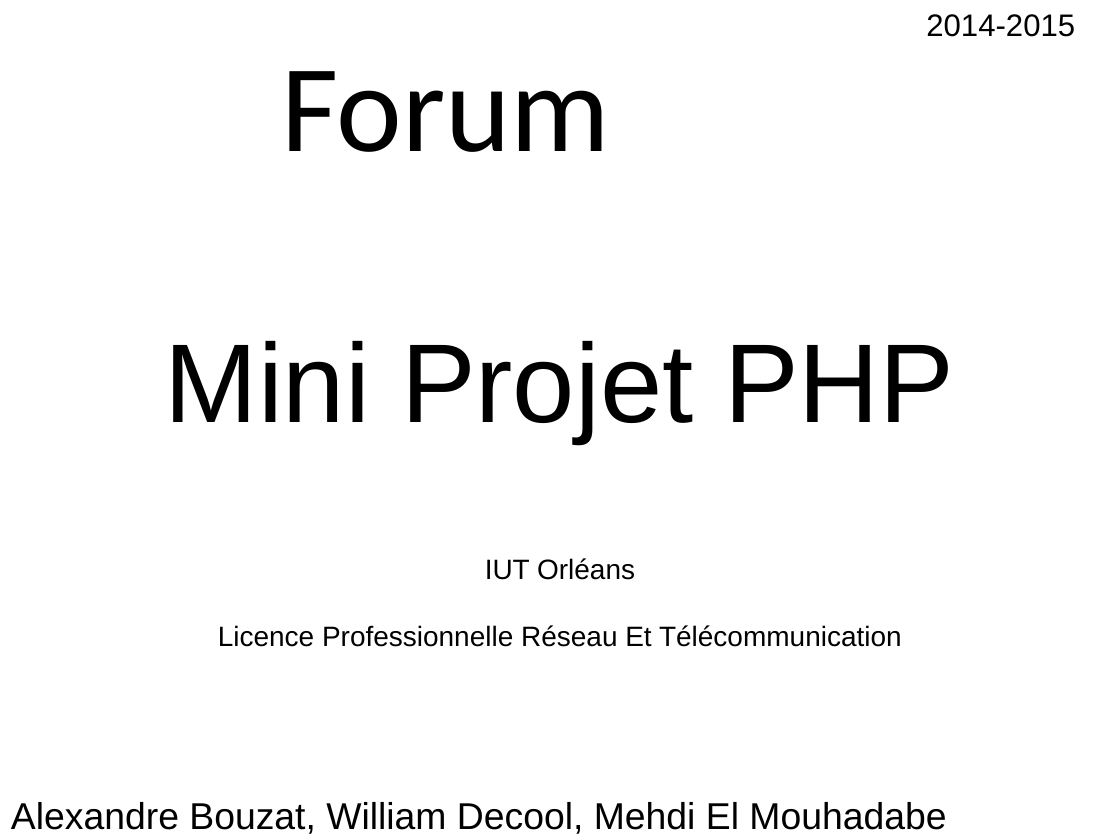
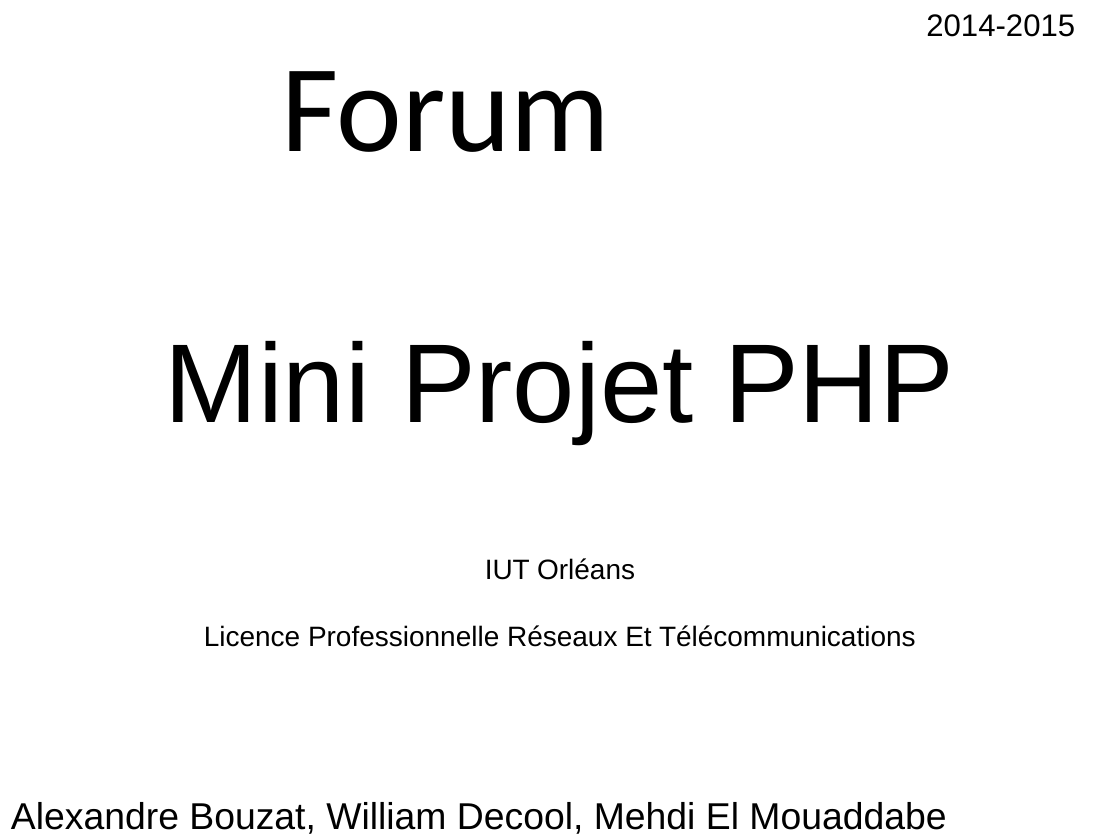
Before and after one commit to CauzYolo/Forum, a slide deck: slide 1 of Forum_V4/Forum.pptx. Drawn at 1120x840 pixels with LibreOffice and Linux fonts; fonts in the diff are those of the drawing; background and template pictures are left out. Boxes give left, top, right and bottom in pixels: in the first picture for what was removed or moved away, otherwise in the second. Text is boxed around its words. In the diff, an @@ line names an element or a change of style, - is before the commit and + after.

```diff
--- a/Forum_V4/Forum.pptx
+++ b/Forum_V4/Forum.pptx
@@ text at [204,625,916,647]: text changed @@
-Licence Professionnelle Réseau Et Télécommunication
+Licence Professionnelle Réseaux Et Télécommunications
@@ text at [11,802,946,834]: text changed @@
-Alexandre Bouzat, William Decool, Mehdi El Mouhadabe
+Alexandre Bouzat, William Decool, Mehdi El Mouaddabe
```
Also in this commit, not shown: 4 other slides changed, 1 slide added, 1 slide removed, 8 other files.
